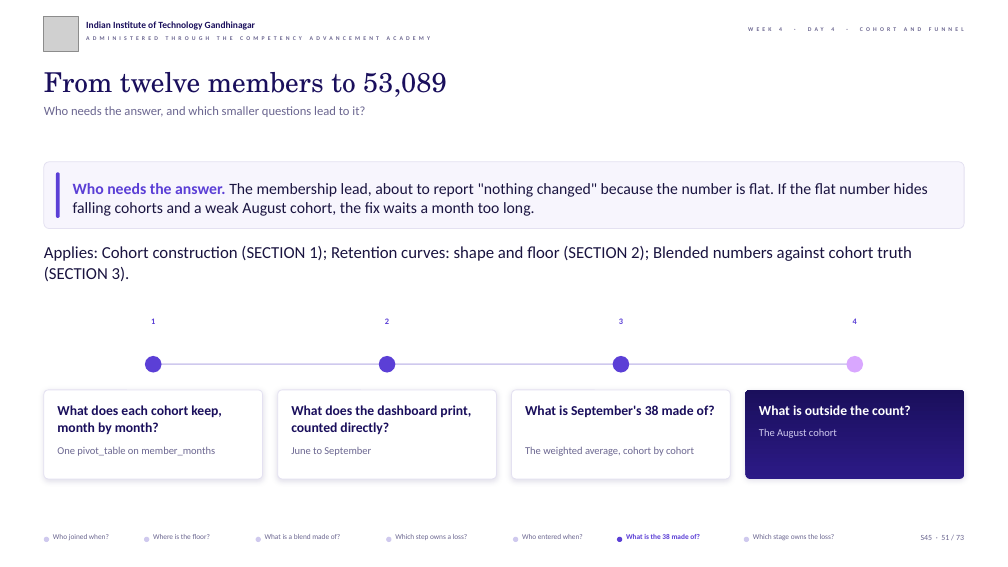
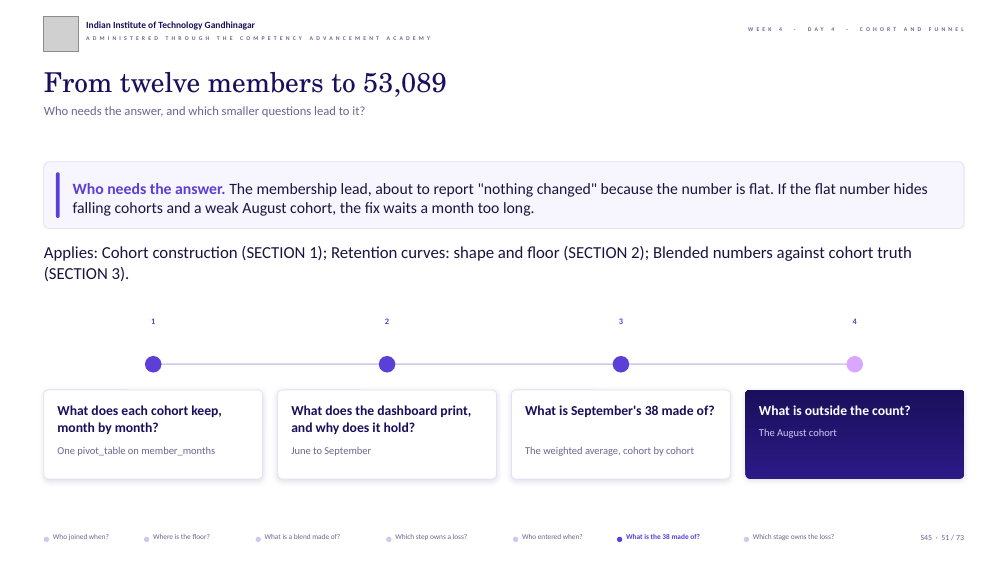
Before and after one commit to fde-academy-lab/c2-content-factory, a slide deck: slide 51 of content/W04/D4/slides/C2_W04_D04_half1_STUDENT.pptx. Drawn at 1008x567 pixels with LibreOffice and Linux fonts; fonts in the diff are those of the drawing; grey boxes stand for pictures; background and template pictures are left out. Boxes give left, top, right and bottom in pixels: in the first picture for what was removed or moved away, otherwise in the second. Text is boxed around its words. In the diff, an @@ line names an element or a change of style, - is before the commit and + after.

```diff
--- a/content/W04/D4/slides/C2_W04_D04_half1_STUDENT.pptx
+++ b/content/W04/D4/slides/C2_W04_D04_half1_STUDENT.pptx
@@ text at (291,405,471,434): text changed @@
-What does the dashboard print, counted directly?
+What does the dashboard print, and why does it hold?
```
Also in this commit, not shown: 2 other slides changed, 8 other files.
